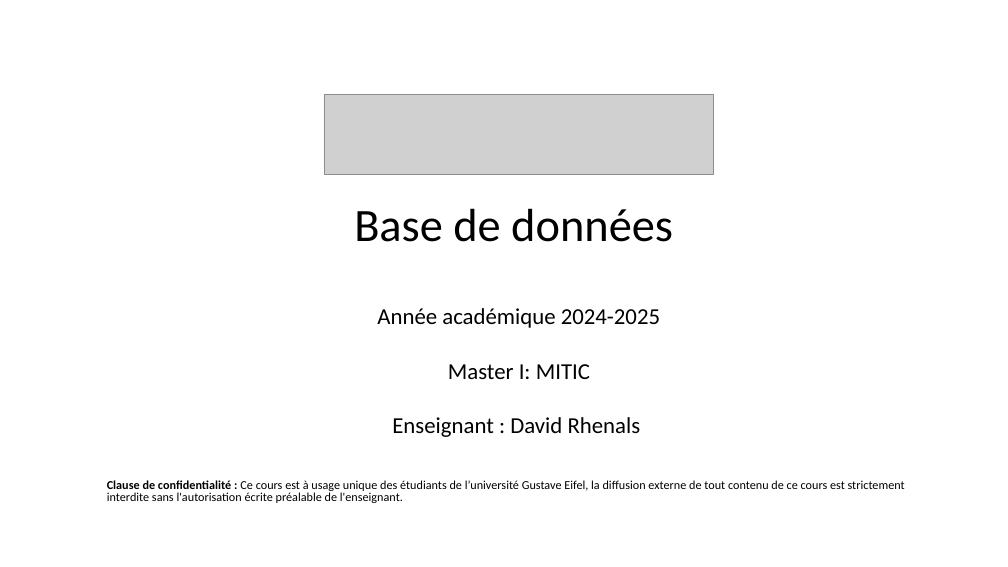
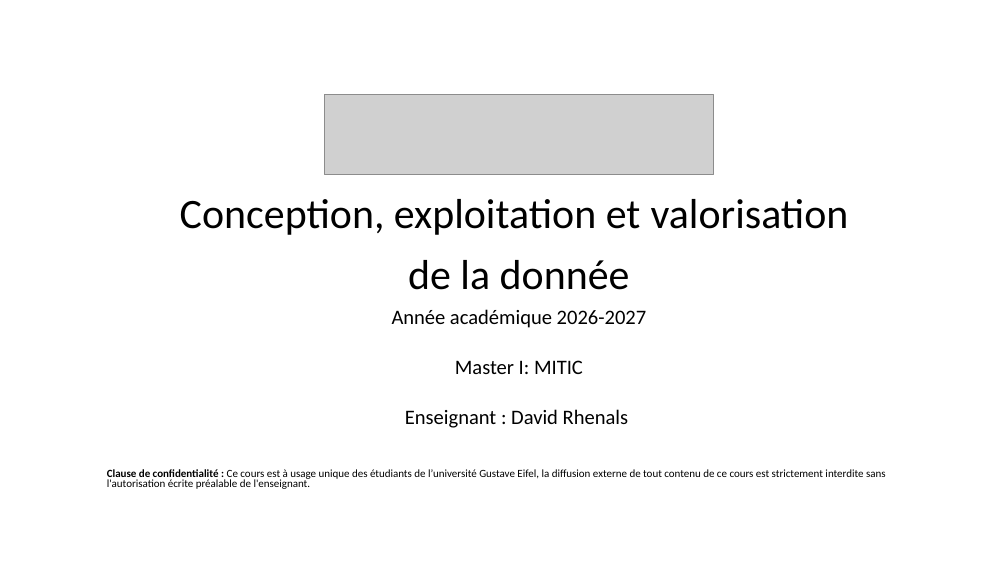
Before and after one commit to drrhenal80/BDD_MITIC_2026_2027, a slide deck: slide 1 of Base_donnees_GE_MITIC.pptx. Drawn at 1008x567 pixels with LibreOffice and Linux fonts; fonts in the diff are those of the drawing; grey boxes stand for pictures; background and template pictures are left out. Boxes give left, top, right and bottom in pixels: in the first picture for what was removed or moved away, otherwise in the second. Text is boxed around its words. In the diff, an @@ line names an element or a change of style, - is before the commit and + after.

```diff
--- a/Base_donnees_GE_MITIC.pptx
+++ b/Base_donnees_GE_MITIC.pptx
@@ text at [180, 199, 849, 328]: text changed; size 21.7 to 39.9 pt @@
-Base de données
-Année académique 2024-2025
+Conception, exploitation et valorisation
+de la donnée
+Année académique 2026-2027
@@ text at [107, 360, 886, 489]: size 21.7 to 19.6 pt in "Master I: MITIC", "Enseignant : David Rhenals"; size 11.6 to 10.5 pt in "Clause de confidentialité : Ce cours est ..." @@
```
Also in this commit, not shown: 1 other file.
